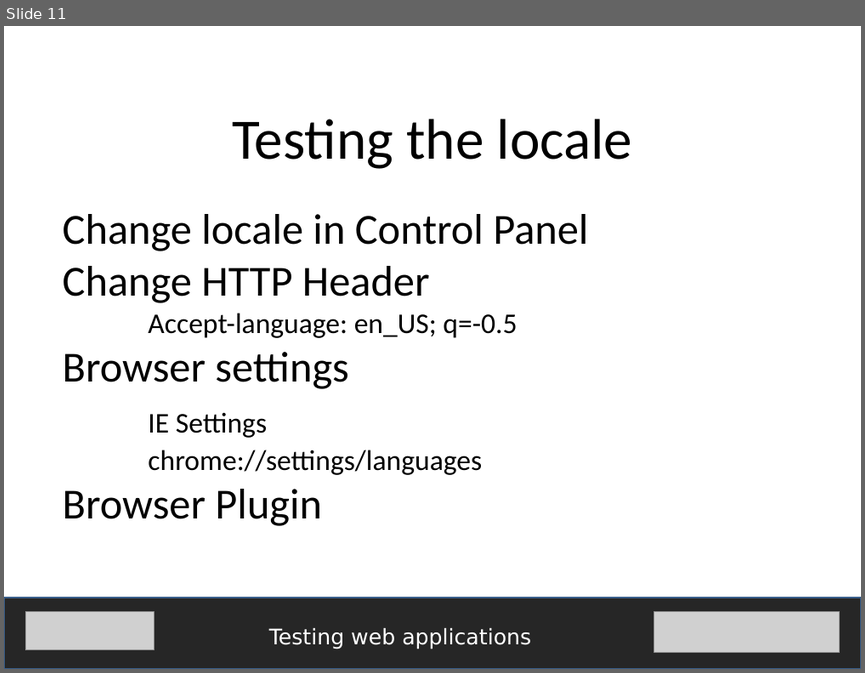
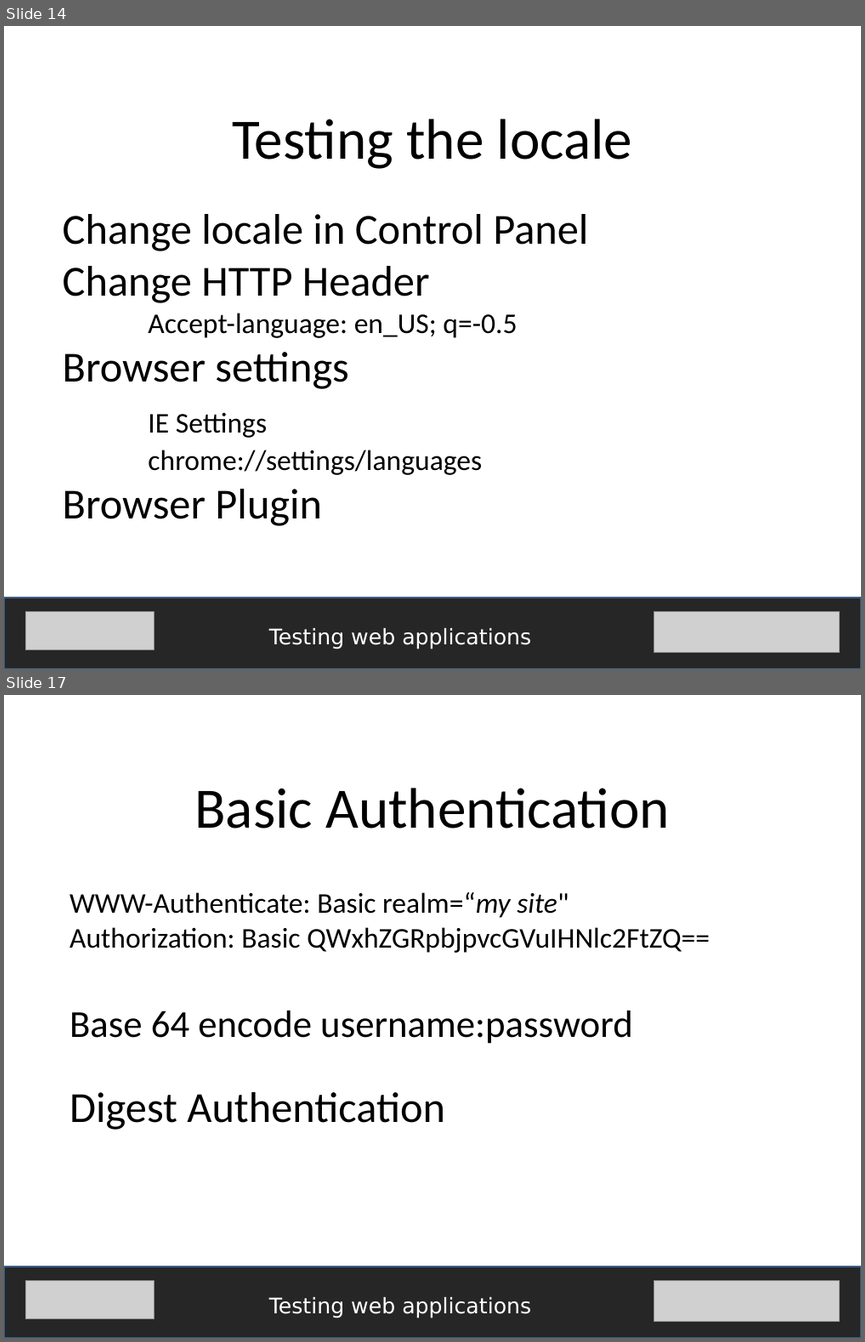
Before and after one commit to fijiaaron/testing-web-apps-and-services, a slide deck: presentations/Testing web apps.pptx. Shown one above the other, each under a label of ours: slide 11 before the commit, slides 14 and 17 after it; the slides between them are not shown. The pictures are 865x673 and 865x1342 pixels, drawn with LibreOffice and Linux fonts; fonts in the diff are those of the drawing; grey boxes stand for pictures. Boxes give left, top, right and bottom in pixels: in the first picture for what was removed or moved away, otherwise in the second. Text is boxed around its words. In the diff, an @@ line names an element or a change of style, - is before the commit and + after.

Commit message:
testing web apps done

```diff
--- a/presentations/Testing web apps.pptx
+++ b/presentations/Testing web apps.pptx
@@ slide 17 added at [4,695,861,1338], background #FFFFFF @@
@@ text added at [194,788,670,828], 48 pt, text #000000 @@
+Basic Authentication
@@ text added at [69,892,710,1129], 24 pt, text #000000 @@
+WWW-Authenticate: Basic realm=“my site"
+Authorization: Basic QWxhZGRpbjpvcGVuIHNlc2FtZQ==
+Base 64 encode username:password
+Digest Authentication
@@ rectangle added at [4,1266,861,1338], fill #262626, outline #3A5F8C 2 pt @@
@@ picture added at [25,1280,154,1319] @@
@@ picture added at [653,1280,840,1321] @@
@@ text added at [269,1297,531,1318], 18 pt, text #FFFFFF @@
+Testing web applications
@@ what was slide 11 is now slide 14 @@
```
Also in this commit, not shown: 3 slides changed, 15 other slides added, 1 other file.
